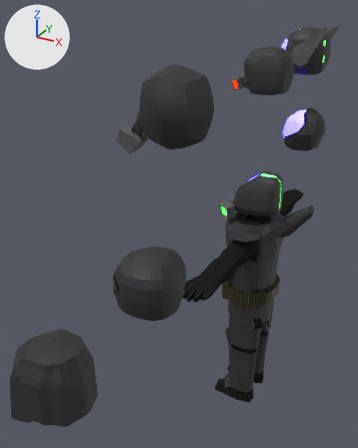
The Blender file Assets/player/player.blend: old version first, new version second.
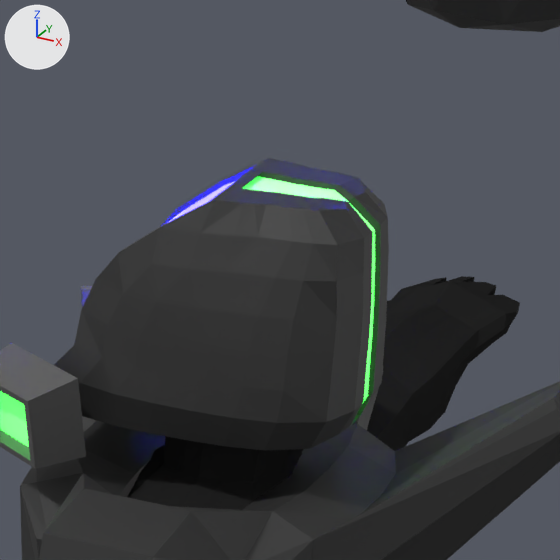
The first picture shows the older version from a 50 mm lens placed at (6.68, -19.28, 7.18), pointed at (-1.89, -3.71, -0.6). The close-ups show both versions on the part from 62% to 87% of the width and 33% to 52% of the height of that picture; other places that the commit changed are outside them. Every picture has the same lights, and +X, +Y and +Z are marked at upper left.
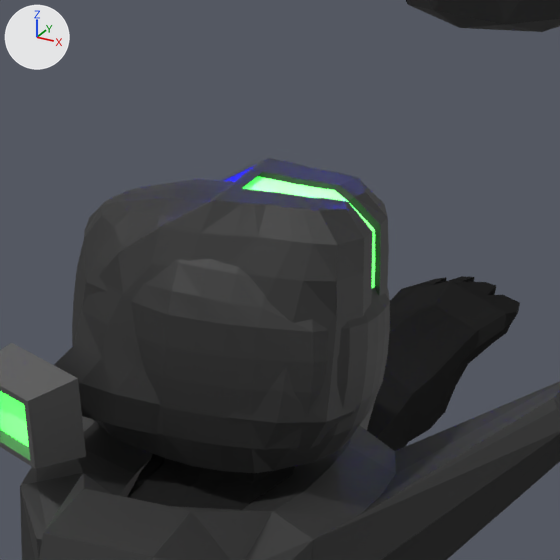
Edits to the bpy script that builds the scene:
```text
Change ob_cube_016:
    remove ob_cube_016.hide_set(True)
```

Pixel boxes [x1, y1, x2, y2] of what changed, in the close-ups (560 x 560 px):
'Cube.016', shown (black)
    after: [72, 179, 390, 473]
